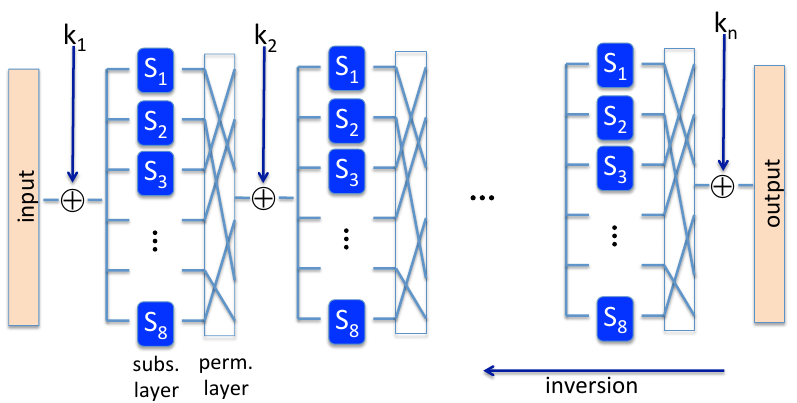
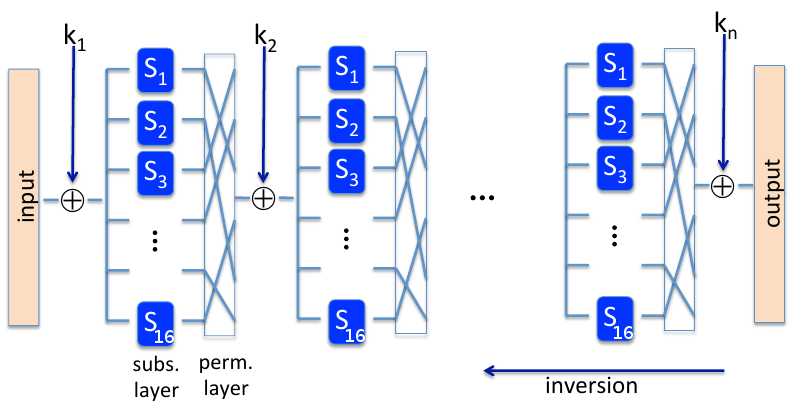
Two versions of the same layered image (797px x 403px). Layer-by-layer changes:
added layer "16 #2" above "16 #1" over [614, 326, 633, 339]
added layer "16 #1" above "16" over [346, 329, 365, 342]
added layer "16" above "Selection_003.png" over [155, 330, 174, 343]
painted on "Selection_003.png" over [155, 320, 627, 340]
